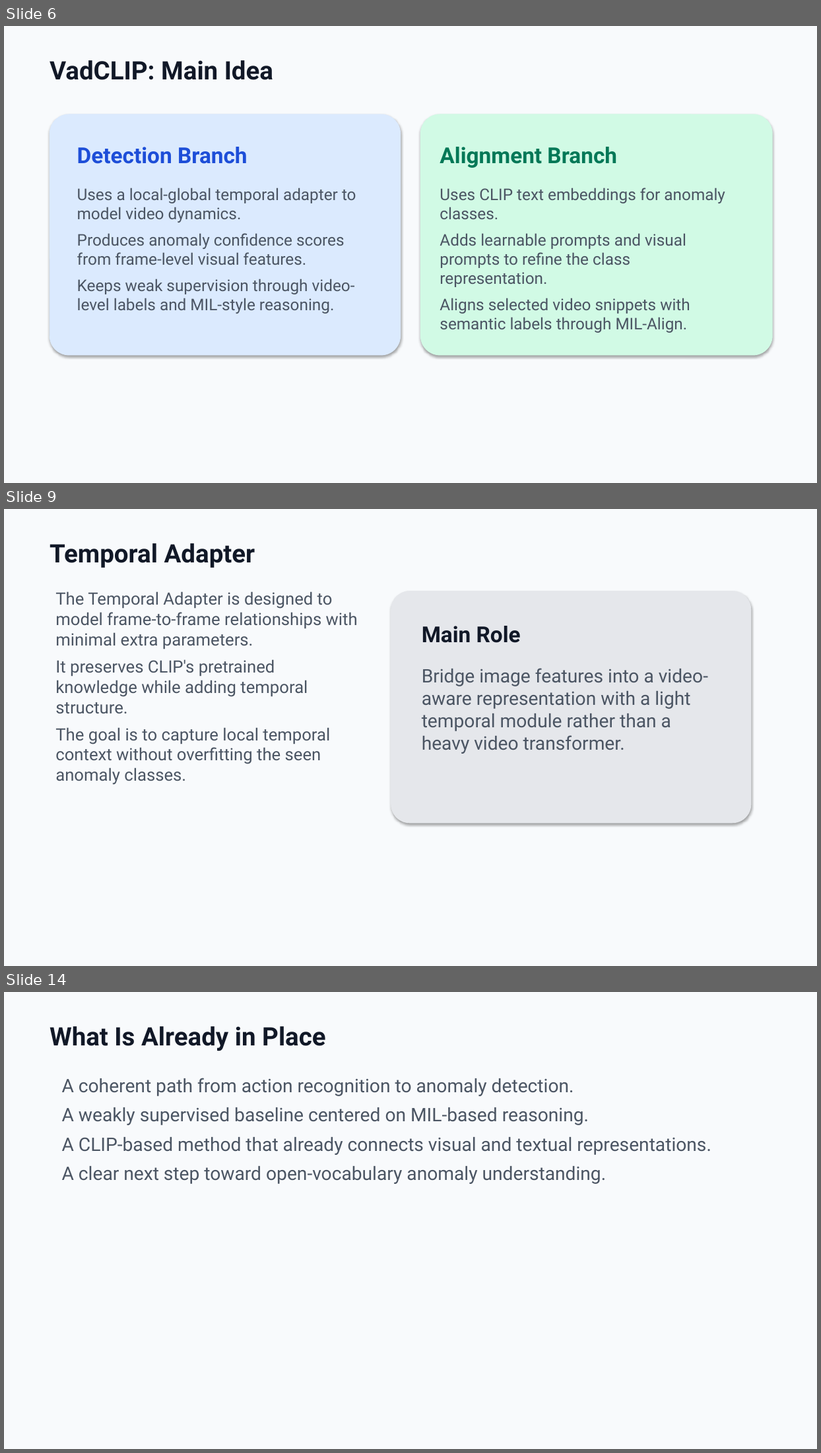
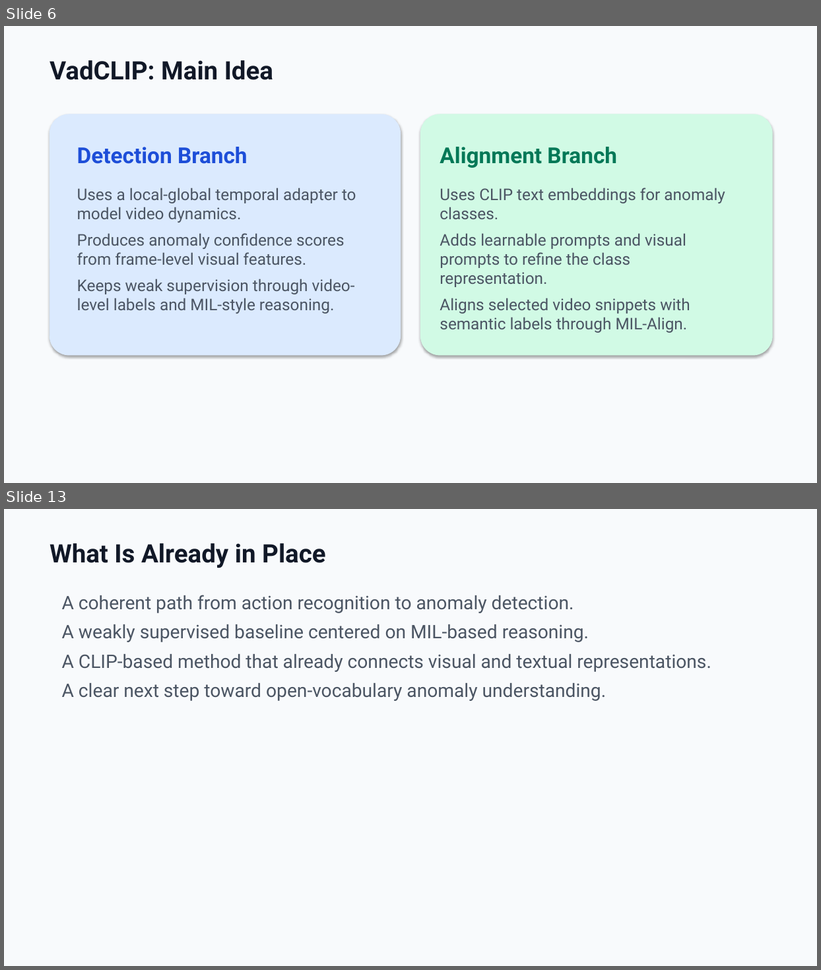
Before and after one commit to zeroxred/research, a slide deck: presentations/04_weekly_summary_open_vocabulary_vad_en.pptx. Shown one above the other, each under a label of ours: slides 6, 9 and 14 before the commit, slides 6 and 13 after it; the slides between them are not shown. The pictures are 821x1453 and 821x970 pixels, drawn with LibreOffice and Linux fonts; fonts in the diff are those of the drawing. Boxes give left, top, right and bottom in pixels: in the first picture for what was removed or moved away, otherwise in the second. Text is boxed around its words. In the diff, an @@ line names an element or a change of style, - is before the commit and + after.

```diff
--- a/presentations/04_weekly_summary_open_vocabulary_vad_en.pptx
+++ b/presentations/04_weekly_summary_open_vocabulary_vad_en.pptx
@@ slide 9 removed at bbox=[4, 509, 817, 966], background #F8FAFC @@
@@ text removed at bbox=[50, 543, 255, 568] @@
-Temporal Adapter
@@ text removed at bbox=[55, 591, 358, 785] @@
-The Temporal Adapter is designed to model frame-to-frame relationships with minimal extra parameters.
-It preserves CLIP's pretrained knowledge while adding temporal structure.
-The goal is to capture local temporal context without overfitting the seen anomaly classes.
@@ rounded rectangle removed at bbox=[391, 591, 751, 823] @@
@@ text removed at bbox=[422, 626, 521, 643] @@
-Main Role
@@ text removed at bbox=[422, 668, 708, 754] @@
-Bridge image features into a video-aware representation with a light temporal module rather than a heavy video transformer.
@@ what was slide 14 is now slide 13 @@
```
Also in this commit, not shown: 6 slides changed, 1 slide added, 1 other slide removed.
